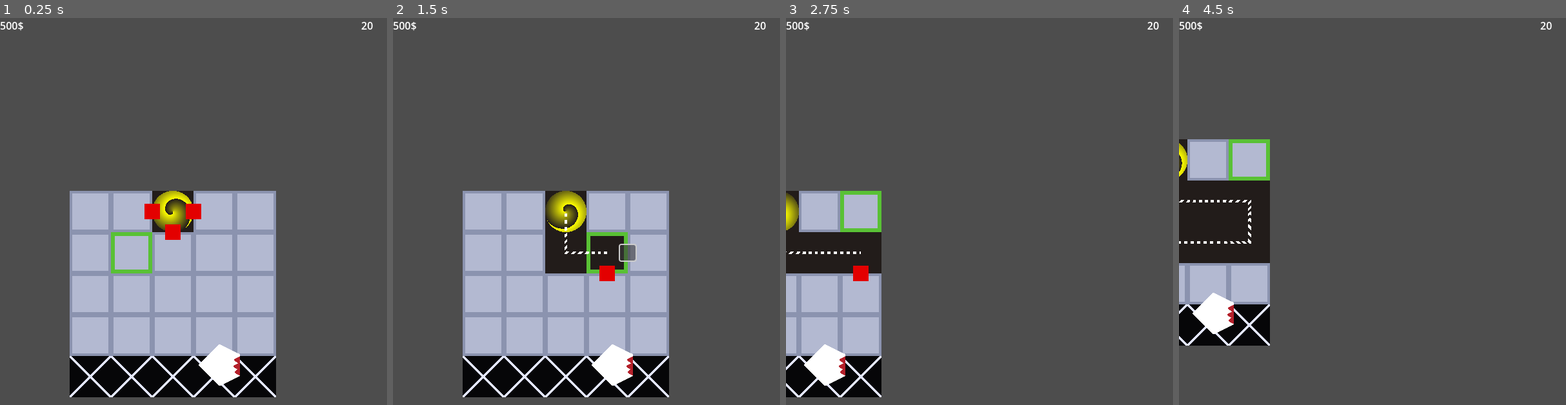
Above: before the commit, frames 1-4 (left to right).
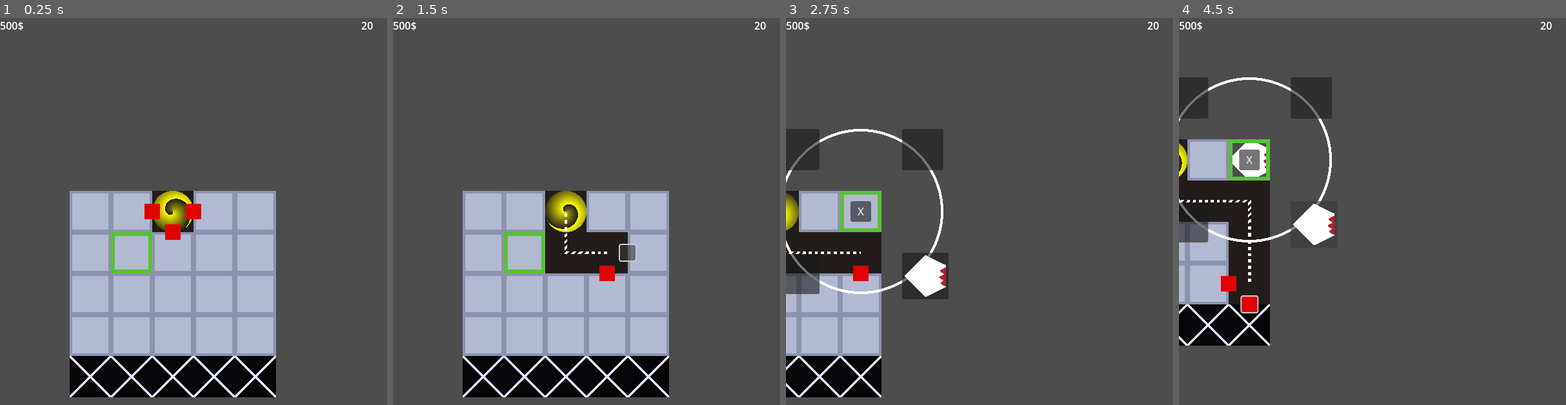
Above: after the commit, the same moments.

Repository: Iviv122/dig-fence
Game: Godot game, scene res://gameplay.tscn
The game is run twice, just before and just after one commit, with the same random seed, the same clock (stepped at 60 frames per second) and the same inputs.
Inputs (mouse positions are in pixels of both pictures, inside the frame that each line leads up to; where the layout moved, square brackets give the same spot in the first picture):
- Up to frame 1 (0.25 s): no input
- Up to frame 2 (1.5 s): click (567, 230) at 0.5 s; click (586, 254) at 1.25 s
- Up to frame 3 (2.75 s): tap Enter at 2 s; move the mouse to (1064, 192) at 2.02 s; press the mouse at (1064, 192) at 2.03 s; hold D (right) from 2.03 s (still down)
- Up to frame 4 (4.5 s): release D (right) at 2.75 s; release the mouse at (1457, 192) at 2.75 s; click (1318, 277) [1252, 273] at 2.75 s; click (1248, 273) [1229, 292] at 3.5 s; tap Space at 4.25 s; move the mouse to (1295, 230) at 4.27 s; hold S (down) from 4.28 s (still down); click (1295, 230) at 4.35 s

The runs differ from the first frame. In frame 1, 0.7% of the frame differs, in the area x 51-62%, y 84-95%; in frame 2, 1.5%; in frame 3, 5.5%; in frame 4, 7.3%, in the area x 0-41%, y 15-82%.

Commit message:
selection circle

Diff:
--- /dev/null
+++ b/assets/selection_circle.tscn
@@ -0,0 +1,60 @@
+[gd_scene load_steps=5 format=3 uid="uid://grdmqa707a7b"]
+
+[ext_resource type="Texture2D" uid="uid://p58ceqnvmhj8" path="res://raw_assets/selection_circle.png" id="1_lj7je"]
+[ext_resource type="Texture2D" uid="uid://ybypo4beifcd" path="res://raw_assets/turret.png" id="2_0ti60"]
+[ext_resource type="Script" uid="uid://cnt0ttcupry5l" path="res://objects/selection_circle.gd" id="2_eesfp"]
+[ext_resource type="PackedScene" uid="uid://dcp87qsxy1ts3" path="res://assets/towers/basic_tower.tscn" id="3_hktix"]
+
+[node name="SelectionCIrcle" type="Sprite2D" node_paths=PackedStringArray("buttons", "close_button")]
+texture = ExtResource("1_lj7je")
+script = ExtResource("2_eesfp")
+buttons = [NodePath("basic"), NodePath("fast"), NodePath("slow"), NodePath("giga")]
+towers = Array[PackedScene]([ExtResource("3_hktix")])
+close_button = NodePath("Button")
+metadata/_custom_type_script = "uid://cnt0ttcupry5l"
+
+[node name="basic" type="Button" parent="."]
+custom_minimum_size = Vector2(64, 64)
+offset_left = 64.0
+offset_top = 64.0
+offset_right = 128.0
+offset_bottom = 128.0
+pivot_offset = Vector2(32, 32)
+icon = ExtResource("2_0ti60")
+icon_alignment = 1
+
+[node name="fast" type="Button" parent="."]
+custom_minimum_size = Vector2(64, 64)
+offset_left = -128.0
+offset_top = 64.0
+offset_right = -64.0
+offset_bottom = 128.0
+pivot_offset = Vector2(32, 32)
+icon_alignment = 1
+
+[node name="slow" type="Button" parent="."]
+custom_minimum_size = Vector2(64, 64)
+offset_left = 64.0
+offset_top = -128.0
+offset_right = 128.0
+offset_bottom = -64.0
+pivot_offset = Vector2(32, 32)
+icon_alignment = 1
+
+[node name="giga" type="Button" parent="."]
+custom_minimum_size = Vector2(64, 64)
+offset_left = -128.0
+offset_top = -128.0
+offset_right = -64.0
+offset_bottom = -64.0
+pivot_offset = Vector2(32, 32)
+icon_alignment = 1
+
+[node name="Button" type="Button" parent="."]
+custom_minimum_size = Vector2(32, 32)
+offset_left = -16.0
+offset_top = -16.0
+offset_right = 16.0
+offset_bottom = 16.0
+pivot_offset = Vector2(16, 16)
+text = "X"
--- /dev/null
+++ b/assets/towers/basic_tower.tscn
@@ -0,0 +1,13 @@
+[gd_scene load_steps=4 format=3 uid="uid://dcp87qsxy1ts3"]
+
+[ext_resource type="Texture2D" uid="uid://ybypo4beifcd" path="res://raw_assets/turret.png" id="1_ne8n1"]
+[ext_resource type="Script" uid="uid://ccnfi50gepy4e" path="res://objects/field/tower.gd" id="2_n3ms4"]
+[ext_resource type="PackedScene" uid="uid://dcp57wmggbabg" path="res://assets/projectiles/simple_bullet.tscn" id="3_te8l0"]
+
+[node name="Tower" type="Sprite2D"]
+texture = ExtResource("1_ne8n1")
+script = ExtResource("2_n3ms4")
+radius = 128
+attackspeed = 2.0
+projectile = ExtResource("3_te8l0")
+metadata/_custom_type_script = "uid://ccnfi50gepy4e"
--- a/gameplay.tscn
+++ b/gameplay.tscn
@@ -7,13 +7,11 @@
 [ext_resource type="Script" uid="uid://qsx62i685pn3" path="res://objects/cursor.gd" id="4_xuee5"]
 [ext_resource type="Texture2D" uid="uid://bun1w3gnq44u1" path="res://raw_assets/dashedline.png" id="6_0m7cd"]
 [ext_resource type="Shader" uid="uid://bwoh4r05buk4m" path="res://shaders/panning.gdshader" id="6_2ihbs"]
+[ext_resource type="PackedScene" uid="uid://grdmqa707a7b" path="res://assets/selection_circle.tscn" id="6_45aep"]
 [ext_resource type="PackedScene" uid="uid://cvk4nkfv3ku6e" path="res://assets/digger.tscn" id="8_2ihbs"]
 [ext_resource type="Script" uid="uid://dbi4osw6bqr44" path="res://objects/enemies/spawner.gd" id="10_1qy1k"]
 [ext_resource type="PackedScene" uid="uid://b7cvsd313woo5" path="res://assets/enemies/enemy.tscn" id="10_3n40r"]
 [ext_resource type="PackedScene" uid="uid://du0ffo05f6asl" path="res://assets/ui.tscn" id="11_3n40r"]
-[ext_resource type="Script" uid="uid://ccnfi50gepy4e" path="res://objects/field/tower.gd" id="12_45aep"]
-[ext_resource type="Texture2D" uid="uid://ybypo4beifcd" path="res://raw_assets/turret.png" id="12_tyrfw"]
-[ext_resource type="PackedScene" uid="uid://dcp57wmggbabg" path="res://assets/projectiles/simple_bullet.tscn" id="14_eod45"]
 
 [sub_resource type="ShaderMaterial" id="ShaderMaterial_0m7cd"]
 shader = ExtResource("6_2ihbs")
@@ -36,6 +34,7 @@
 [node name="Cursor" type="Sprite2D" parent="." node_paths=PackedStringArray("field")]
 texture = ExtResource("4_smepj")
 script = ExtResource("4_xuee5")
+selection_circle = ExtResource("6_45aep")
 field = NodePath("../Field")
 metadata/_custom_type_script = "uid://qsx62i685pn3"
 
@@ -58,12 +57,3 @@
 enemy = ExtResource("10_3n40r")
 
 [node name="Control" parent="." instance=ExtResource("11_3n40r")]
-
-[node name="Tower" type="Sprite2D" parent="."]
-position = Vector2(200, 238)
-texture = ExtResource("12_tyrfw")
-script = ExtResource("12_45aep")
-radius = 128
-attackspeed = 2.0
-projectile = ExtResource("14_eod45")
-metadata/_custom_type_script = "uid://ccnfi50gepy4e"
--- a/objects/cursor.gd
+++ b/objects/cursor.gd
@@ -1,23 +1,53 @@
 extends Sprite2D
 class_name Cursor
 
-@export var place_particle : PackedScene
+@export var selection_circle: PackedScene
 @export var tile_size : int = 64
 @export var field : Field
+
 
 var X : int = 1
 var Y : int = 1
 
-func _input(event):
+var circle : SelectionCircle
+
+func _unhandled_input(event):
+
+	if event.is_action_pressed("click"):
+
+		if X!=-1 and Y!=-1:
+			if field.matrix[X+field.width*Y] is not PathTile:
+
+				if circle!=null:
+					circle.queue_free()
+
+				circle = selection_circle.instantiate()
+
+				circle.global_position = Vector2(X*tile_size,Y*tile_size)
+
+				circle.X = X
+				circle.Y = Y
+				circle.field = field
+				get_tree().root.add_child(circle)
+		else:
+
+			if circle!=null:
+				circle.queue_free()
+
 	if event is InputEventMouseMotion:
 		var pos = get_global_mouse_position()
 		X = (pos.x + tile_size/2) / tile_size
 		Y = (pos.y + tile_size/2) / tile_size
 
-		X = clamp(X,0,field.width-1)
-		Y = clamp(Y,0,field.depth-1)
+		if X < 0 or X > field.width or Y < 0 or Y >field.depth:
+			X = -1
+			Y = -1
+			global_position = Vector2(-1000,-1000)
+		else:
+			X = clamp(X,0,field.width-1)
+			Y = clamp(Y,0,field.depth-1)
 
-		global_position = Vector2(X*tile_size,Y*tile_size)
+			global_position = Vector2(X*tile_size,Y*tile_size)
 
 
 func _ready():
--- a/objects/field/field.gd
+++ b/objects/field/field.gd
@@ -20,9 +20,16 @@
 	add_line()
 	continue_tiles()
 
-# for towers
-func place():
-	pass
+func place(x,y,tower:PackedScene):
+	if matrix[y * width + x] is PathTile:
+		return;
+
+	matrix[y * width + x].queue_free()
+
+	var t : Tower = tower.instantiate()
+	t.global_position = global_position + Vector2(x * tile_width, y * tile_width)
+	matrix[y*width+x] = t
+	add_child(t)
 
 func place_path(x, y):
 	if matrix[y * width + x] is ContinueTile:
--- /dev/null
+++ b/objects/selection_circle.gd
@@ -0,0 +1,33 @@
+extends Sprite2D
+class_name SelectionCircle
+
+@export var buttons: Array[Button]
+@export var towers: Array[PackedScene]
+@export var options : Array[Node]
+
+
+@export var close_button : Button
+
+@export var field : Field
+var X : int
+var Y : int
+
+var button_tower_map: Dictionary = {}
+
+func spawn(tower : PackedScene) -> void:
+	field.place(X,Y,tower)
+	queue_free()
+
+func _ready() -> void:
+
+	close_button.pressed.connect(
+		func():
+			queue_free()
+	)
+
+	for i in range(min(buttons.size(), towers.size())):
+
+		buttons[i].pressed.connect(
+			func():
+				spawn(towers[i])
+		)
--- a/objects/towers/simple_bullet.gd
+++ b/objects/towers/simple_bullet.gd
@@ -15,29 +15,13 @@
 	speed = s
 	e = enemy
 
-func _process(delta: float) -> void:
+func _process(_delta: float) -> void:
+	if e == null:
+		queue_free()
+		return;
 	var l = (e.global_position-global_position).length()
 	if l <= 0.5:
 		e.deal_damage(damage)
 		queue_free()
 	else:
-		global_position.x=move_toward(global_position.x,e.global_position.x,speed)
-		global_position.y=move_toward(global_position.y,e.global_position.y,speed)
-
-func collide() ->void:
-	var space_state = get_world_2d().direct_space_state
-
-	var circle_shape = CircleShape2D.new()
-	circle_shape.radius = bullet_radius
-
-	var transform = Transform2D()
-	transform.origin = global_position
-
-	var query = PhysicsShapeQueryParameters2D.new()
-	query.shape = circle_shape
-	query.transform = transform
-	query.collide_with_areas = true
-
-	var result = space_state.intersect_shape(query)
-
-	var n = result.size()
+		global_position = Vector2(move_toward(global_position.x,e.global_position.x,speed),move_toward(global_position.y,e.global_position.y,speed))
Not shown: 1 places in gameplay.tscn that only renumber resources
Not shown, added: objects/selection_circle.gd.uid
Binary file added: raw_assets/selection_circle.png
Not shown, added: raw_assets/selection_circle.png.import
